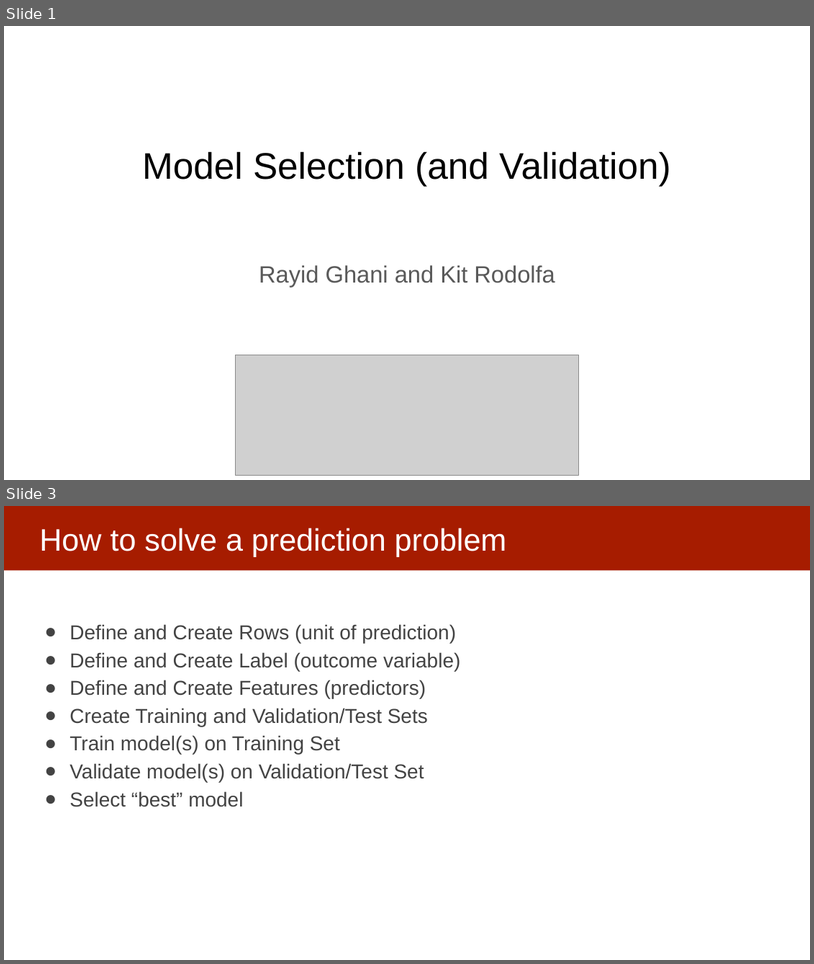
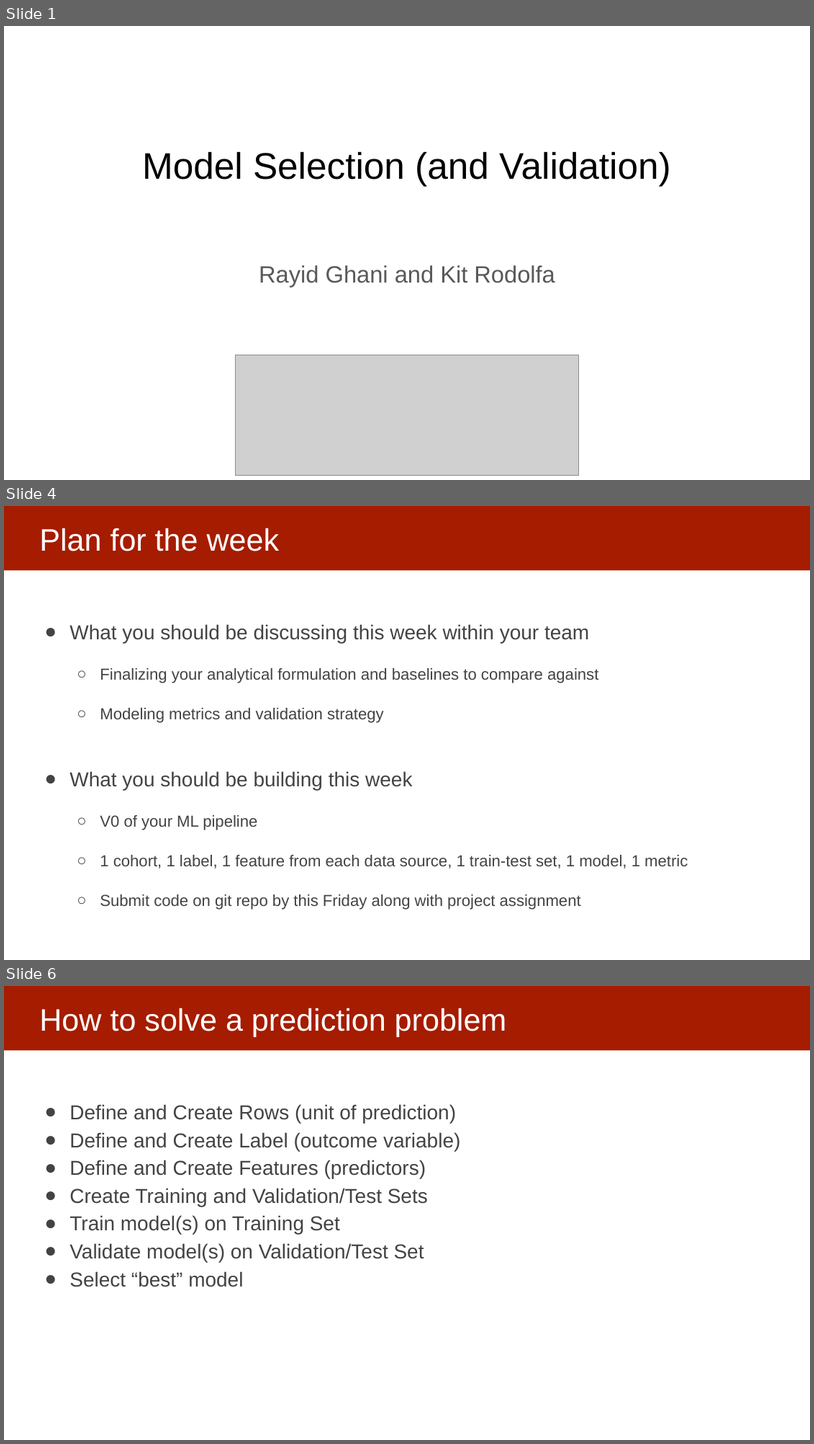
Before and after one commit to dssg/mlforpublicpolicylab, a slide deck: 06 - Performance and Evaluation Pt 1/Model Selection and Validation - Part I.pptx. Shown one above the other, each under a label of ours: slides 1 and 3 before the commit, slides 1, 4 and 6 after it; the slides between them are not shown. The pictures are 814x964 and 814x1444 pixels, drawn with LibreOffice and Linux fonts; fonts in the diff are those of the drawing; grey boxes stand for pictures. Boxes give left, top, right and bottom in pixels: in the first picture for what was removed or moved away, otherwise in the second. Text is boxed around its words. In the diff, an @@ line names an element or a change of style, - is before the commit and + after.

Commit message:
validation I slide updates

```diff
--- a/06 - Performance and Evaluation Pt 1/Model Selection and Validation - Part I.pptx
+++ b/06 - Performance and Evaluation Pt 1/Model Selection and Validation - Part I.pptx
@@ slide 4 added at (4, 506, 810, 960), background #FFFFFF; not listed: 1 template element that a slide beside it also shows @@
@@ title added at (39, 528, 280, 551), 37 pt, text #FFFFFF @@
+Plan for the week
@@ text added at (70, 624, 688, 909), 19 pt, text #434343 @@
+● What you should be discussing this week within your team
+  ○ Finalizing your analytical formulation and baselines to compare against
+  ○ Modeling metrics and validation strategy
+● What you should be building this week
+  ○ V0 of your ML pipeline
+  ○ 1 cohort, 1 label, 1 feature from each data source, 1 train-test set, 1 model, 1 metric
+  ○ Submit code on git repo by this Friday along with project assignment
@@ what was slide 3 is now slide 6 @@
```
Also in this commit, not shown: 1 slide changed, 3 other slides added, 1 slide removed.
